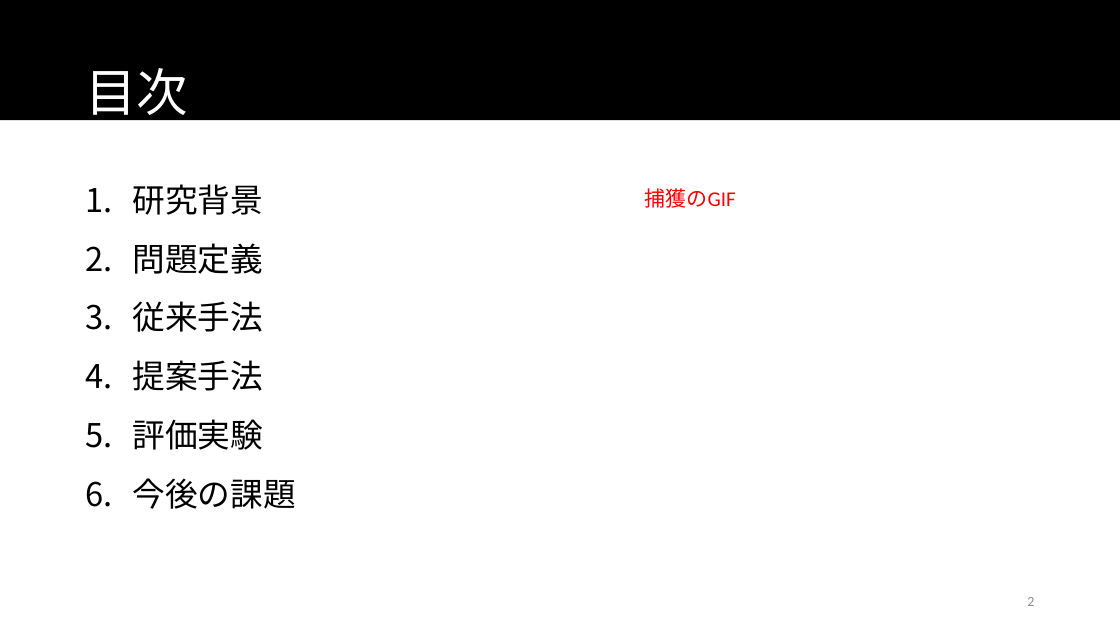
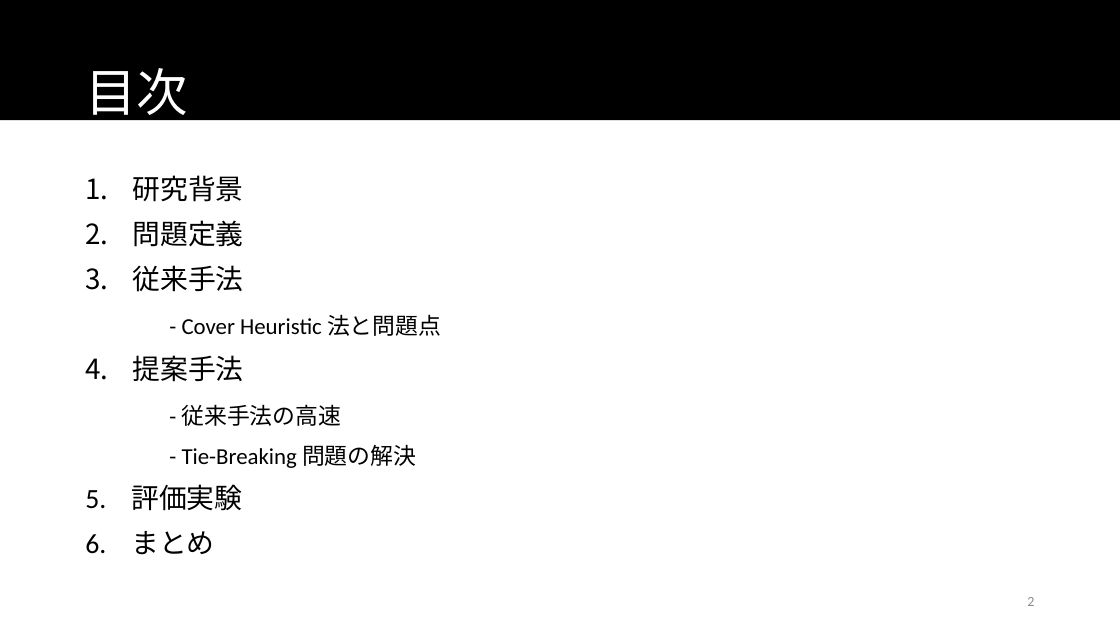
Before and after one commit to namidairo777/xiao_multiagent, a slide deck: slide 2 of documents/情報処理学会TANGXIAO_20170312.pptx. Drawn at 1120x630 pixels with LibreOffice and Linux fonts; fonts in the diff are those of the drawing. Boxes give left, top, right and bottom in pixels: in the first picture for what was removed or moved away, otherwise in the second. Text is boxed around its words. In the diff, an @@ line names an element or a change of style, - is before the commit and + after.

```diff
--- a/documents/情報処理学会TANGXIAO_20170312.pptx
+++ b/documents/情報処理学会TANGXIAO_20170312.pptx
@@ text at (x1=133, y1=175, x2=244, y2=382): size 28 to 23.8 pt in "研究背景", "問題定義", "従来手法", "提案手法"; line spacing 1.2 to 1 @@
@@ text removed at (x1=645, y1=188, x2=736, y2=208) @@
-捕獲のGIF
@@ text at (x1=182, y1=314, x2=441, y2=336): paragraph added @@
+- Cover Heuristic 法と問題点
@@ text at (x1=85, y1=404, x2=416, y2=555): text changed; size 28 to 19.6 pt @@
-5. 評価実験
-6. 今後の課題
+- 従来手法の高速
+- Tie-Breaking 問題の解決
+5. 評価実験
+6. まとめ
```
Also in this commit, not shown: 13 other slides changed, 1 slide added, 13 other files.
